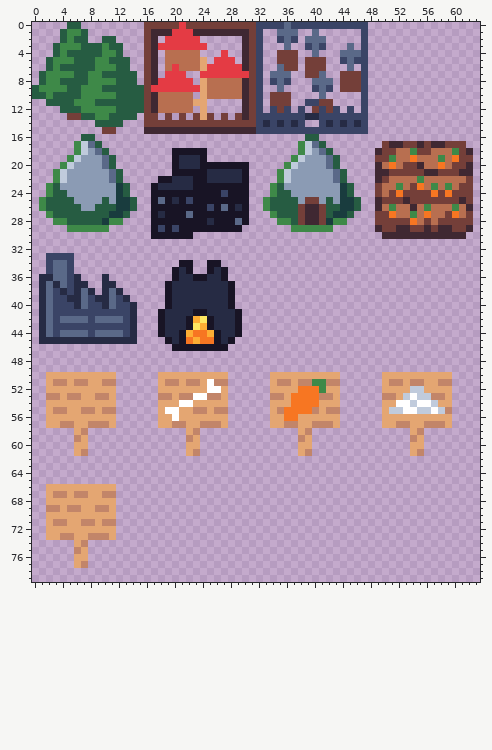
Two states of a pixel-art file, Tilemap/BuildingAtlas.aseprite. The picture above was drawn from the file before the commit.
64x80 pixels, 1 frame.
After the commit:
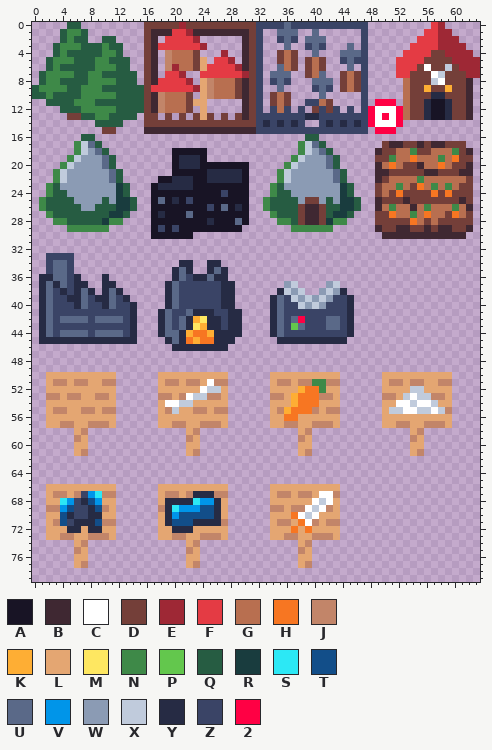
Palette (. is transparent): A #181425  B #3f2832  C #ffffff  D #743f39  E #9e2835  F #e43b44  G #b86f50  H #f77622  J #c28569  K #feae34  L #e4a672  M #fee761  N #3e8948  P #63c74d  Q #265c42  R #193c3e  S #2ce8f5  T #124e89  U #5a6988  V #0095e9  W #8b9bb4  X #c0cbdc  Y #262b44  Z #3a4466  2 #ff0044
Edits made:
Layer "Layer1":
y 0: x 21 F -> E; x 57..58 .. -> FE
y 1: x 22 F -> E; x 56..59 .... -> FFEE
y 2: x 23 F -> E; x 55..60 ...... -> FFFEEE
y 3: x 24 F -> E; x 54..61 ........ -> FFFFEEEE
y 4: x 19 G -> J; x 23 G -> D; x 27 F -> E; x 36 D -> G; x 53..62 .......... -> FFFFDDEEEE
y 5: x 19 G -> J; x 23 G -> D; x 28 F -> E; x 36 D -> G; x 40 D -> G; x 52..63 ............ -> FFFFDDDDEEEE
y 6: x 19..20 GF -> JE; x 23 G -> D; x 29 F -> E; x 36 D -> G; x 40 D -> G; x 52..63 ............ -> FFFDCDDXDEEE
y 7: x 21 F -> E; x 30 F -> E; x 40 D -> G; x 45 D -> G; x 52..63 ............ -> FFDDDCXDDDEE
y 8: x 22 F -> E; x 25 G -> J; x 29 G -> D; x 45 D -> G; x 53..62 .......... -> GDDDXCDDDB
y 9: x 23 F -> E; x 25 G -> J; x 29 G -> D; x 45 D -> G; x 53..62 .......... -> GDDKDDKDDB
y 10: x 18 G -> J; x 22 G -> D; x 25 G -> J; x 29 G -> D; x 35 D -> G; x 53..62 .......... -> GDDDYYDDDB
y 11: x 18 G -> J; x 22 G -> D; x 35 D -> G; x 41 D -> G; x 49..51 ... -> 222; x 53..62 .......... -> GDDYAAYDDB
y 12: x 18 G -> J; x 22 G -> D; x 35 D -> G; x 48..62 ............... -> 2CCC2GDDYAAYDDB
y 13: x 48..62 ............... -> 2C2C2GDDYAAYDDB
y 14: x 48..52 ..... -> 2CCC2
y 15: x 49..51 ... -> 222
y 34: x 21..22 AA -> YY; x 25..26 AA -> YY
y 35: x 20..22 AYA -> YUY; x 25..27 AYA -> YUY
y 36: x 20..25 AYYAAY -> YUZYYU; x 27 A -> Y
y 37: x 19..26 AYYYYYYY -> YUZZZZZZ; x 28 A -> Y; x 36..37 .. -> WX; x 42..43 .. -> WX
y 38: x 19..26 AYYYYYYY -> YUZZZZZZ; x 28 A -> Y; x 35..38 .... -> YXWX; x 41..44 .... -> WXWY
y 39: x 19..26 AYYYYYYY -> YUZZZZZZ; x 28 A -> Y; x 34..45 ............ -> YUZXWXWXWZZY
y 40: x 19..26 AYYYYYYY -> YUZZZZZZ; x 28 A -> Y; x 34..45 ............ -> YUZZXWXWZZZY
y 41: x 18..24 AYYYYAA -> YUZZUYY; x 26..27 YY -> ZZ; x 29 A -> Y; x 34..45 ............ -> YUZZZZZZZZZY
y 42: x 18..22 AYYYA -> YUZUY; x 25 A -> Y; x 27 Y -> Z; x 29 A -> Y; x 34..45 ............ -> YUZU2ZZZUUZY
y 43: x 18..22 AYYYA -> YUZUY; x 25 A -> Y; x 27 Y -> Z; x 29 A -> Y; x 34..45 ............ -> YUZPUZZZUUZY
y 44: x 18..21 AYYA -> YUUY; x 26 A -> Y; x 29 A -> Y; x 34..45 ............ -> YUZZZZZZZZZY
y 45: x 19..21 AYA -> YUY; x 26 A -> Y; x 28 A -> Y; x 35..44 .......... -> YYYYYYYYYY
y 46: x 20..27 AAAAAAAA -> YYYYYYYY
y 52: x 24..26 LCC -> CXX; x 38 H -> K
y 53: x 22..24 JCC -> CXX; x 37 H -> K
y 54: x 19..22 LLCC -> CCXX; x 37 H -> K
y 55: x 19..20 CC -> JX; x 36 H -> K
y 56: x 20 C -> L
y 66: x 18..27 .......... -> LLLLLLLLLL; x 34..43 .......... -> LLLLLLLLLL
y 67: x 7..9 JLL -> ZVS; x 18..27 .......... -> LJJLJYYYJJ; x 34..43 .......... -> LJJLJJLCCJ
y 68: x 4..9 LLLLLL -> SVZYTV; x 18..27 .......... -> LYYYYSVVYL; x 34..43 .......... -> LLLLLLCXCL
y 69: x 4..9 LJJLLJ -> VTZZYT; x 18..27 .......... -> JYSVVVTTYL; x 34..43 .......... -> JJLJJCXCJL
y 70: x 4..9 LLLLLL -> TYZZYY; x 18..27 .......... -> LYVTTTTTYL; x 34..43 .......... -> LLLHCXCLLL
y 71: x 4..9 JLLJJL -> TZYYYT; x 18..27 .......... -> LYTTTYYYYJ; x 34..43 .......... -> LJJLHCJLJJ
y 72: x 5..6 LL -> YY; x 8..9 LL -> YY; x 18..27 .......... -> LLYYYLLLLL; x 34..43 .......... -> LLLHLHLLLL
y 73: x 18..27 .......... -> LLJJLLJJJL; x 34..43 .......... -> LLJJLLJJJL
y 74: x 22..23 .. -> LJ; x 38..39 .. -> LJ
y 75: x 22..23 .. -> JL; x 38..39 .. -> JL
y 76: x 22..23 .. -> LL; x 38..39 .. -> LL
y 77: x 22..23 .. -> LJ; x 38..39 .. -> LJ
